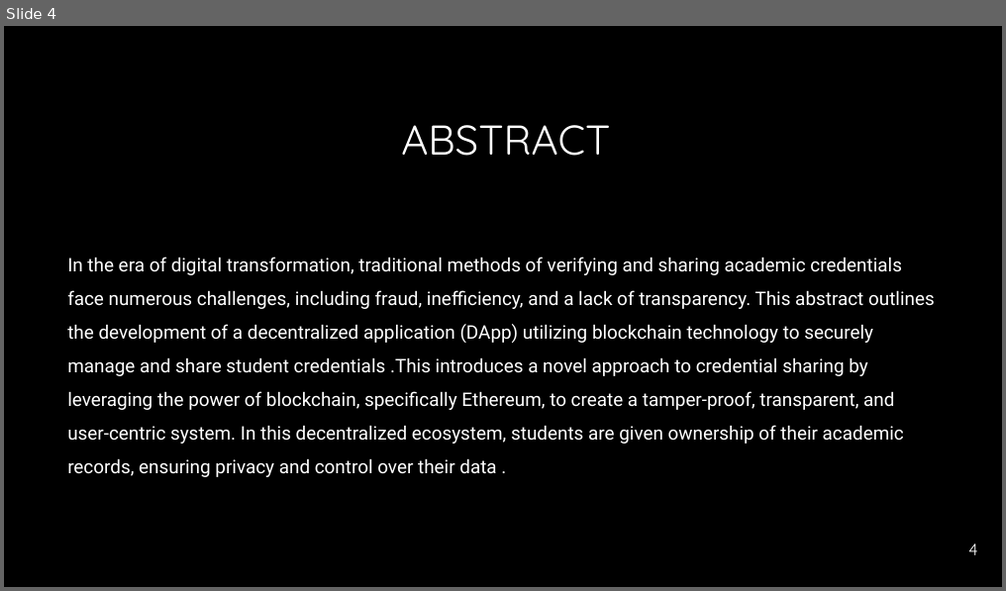
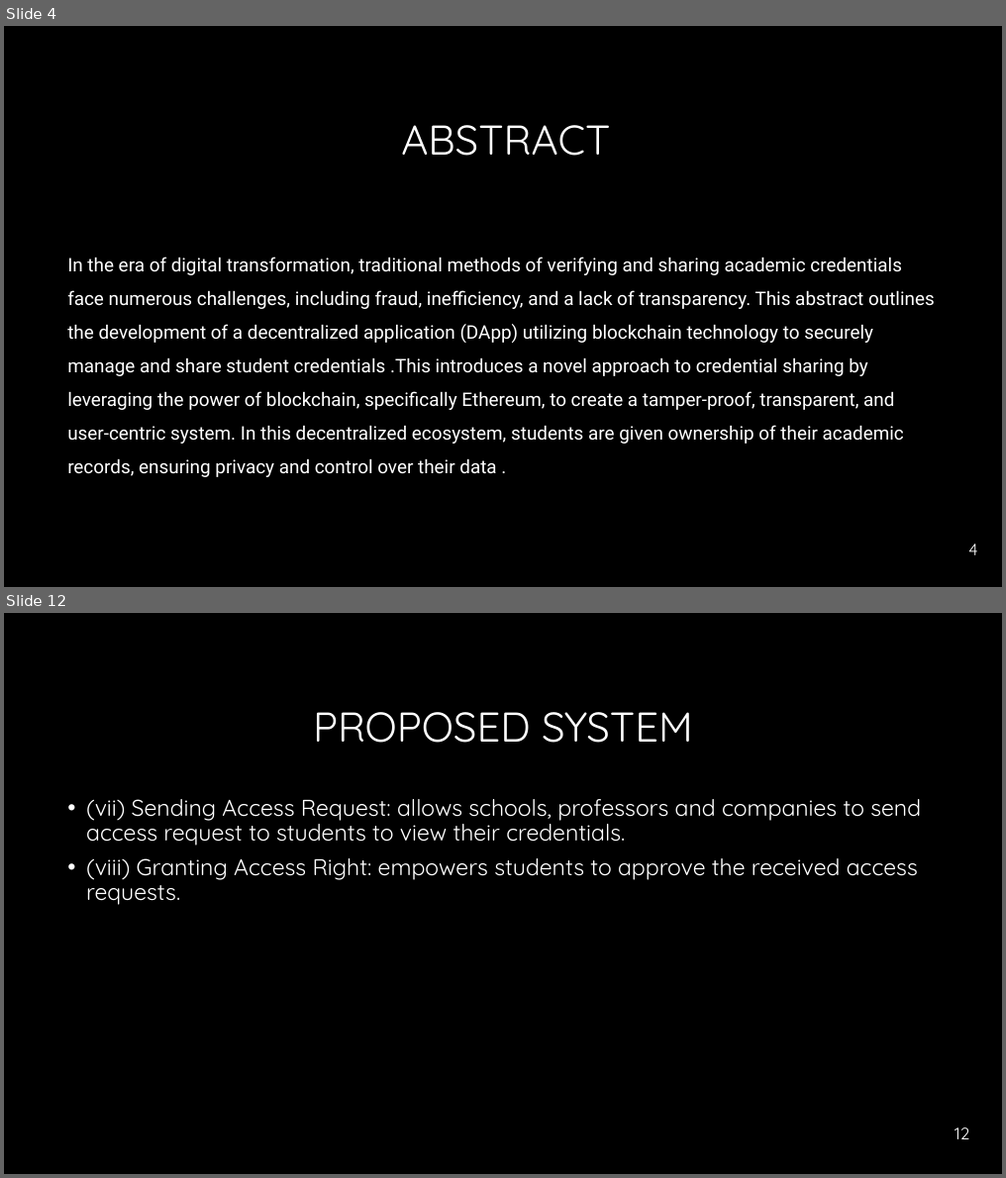
Before and after one commit to Annsunny595/ppt, a slide deck: Presentation PROJECT.pptx. Shown one above the other, each under a label of ours: slide 4 before the commit, slides 4 and 12 after it; the slides between them are not shown. The pictures are 1006x591 and 1006x1178 pixels, drawn with LibreOffice and Linux fonts; fonts in the diff are those of the drawing; background and template pictures are left out. Boxes give left, top, right and bottom in pixels: in the first picture for what was removed or moved away, otherwise in the second. Text is boxed around its words. In the diff, an @@ line names an element or a change of style, - is before the commit and + after.

```diff
--- a/Presentation PROJECT.pptx
+++ b/Presentation PROJECT.pptx
@@ slide 12 added at (x1=4, y1=613, x2=1002, y2=1174), background #000000 @@
@@ title added at (x1=313, y1=712, x2=693, y2=743), 40 pt, text #FFFFFF @@
+PROPOSED SYSTEM
@@ text added at (x1=86, y1=799, x2=921, y2=905), 22 pt, text #FFFFFF @@
+• (vii) Sending Access Request: allows schools, professors and companies to send access request to students to view their credentials.
+• (viii) Granting Access Right: empowers students to approve the received access requests.
@@ page number added at (x1=954, y1=1128, x2=969, y2=1140), 16 pt, text #FFFFFF @@
+12
```
Also in this commit, not shown: 3 slides changed, 6 other slides added, 2 slides removed.
